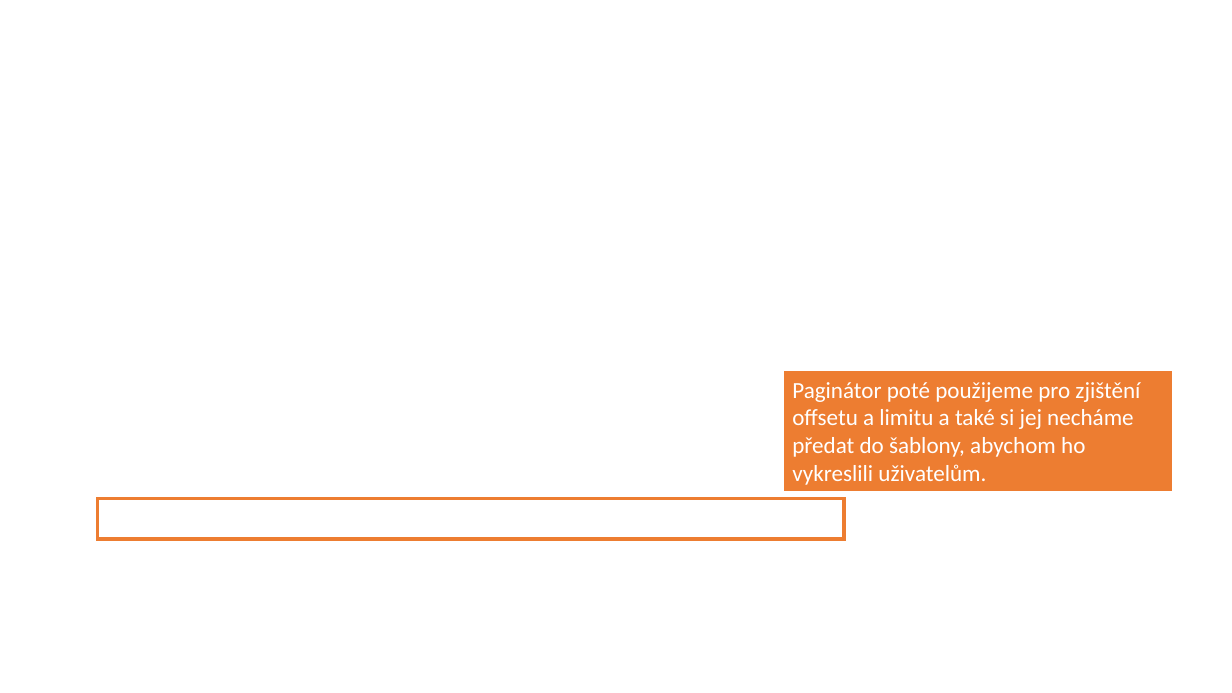
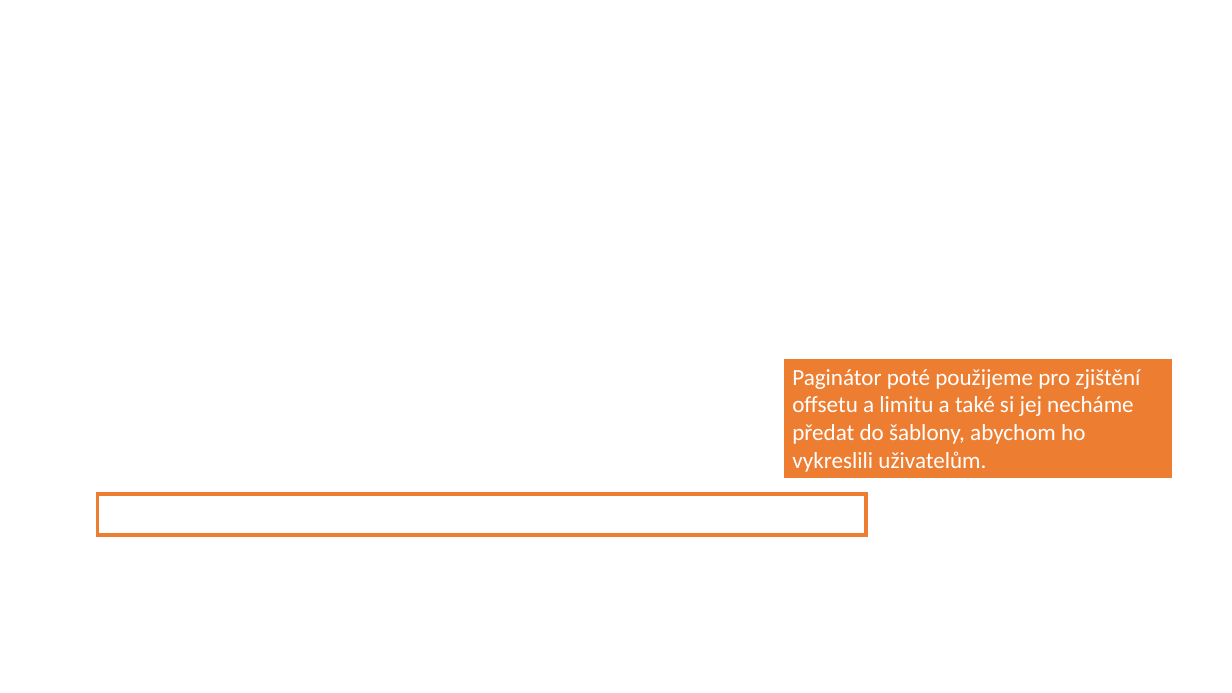
Before and after one commit to 4iz571/cviceni, a slide deck: slide 27 of 05-latte-formulare/todolist2-reseni-3-filtrovani-strankovani.pptx. Drawn at 1232x693 pixels with LibreOffice and Linux fonts; fonts in the diff are those of the drawing; background and template pictures are left out. Boxes give left, top, right and bottom in pixels: in the first picture for what was removed or moved away, otherwise in the second. Text is boxed around its words. In the diff, an @@ line names an element or a change of style, - is before the commit and + after.

```diff
--- a/05-latte-formulare/todolist2-reseni-3-filtrovani-strankovani.pptx
+++ b/05-latte-formulare/todolist2-reseni-3-filtrovani-strankovani.pptx
@@ rectangle "Paginátor poté použijeme pro zjištění ...": place and size @@
-rectangle "Paginátor poté použijeme pro zjištění ..." at [784,371,1174,492]
+rectangle "Paginátor poté použijeme pro zjištění ..." at [784,358,1174,479]
@@ rectangle: place and size @@
-rectangle at [98,499,845,540]
+rectangle at [98,494,866,535]
```
Also in this commit, not shown: 1 other slide changed.
